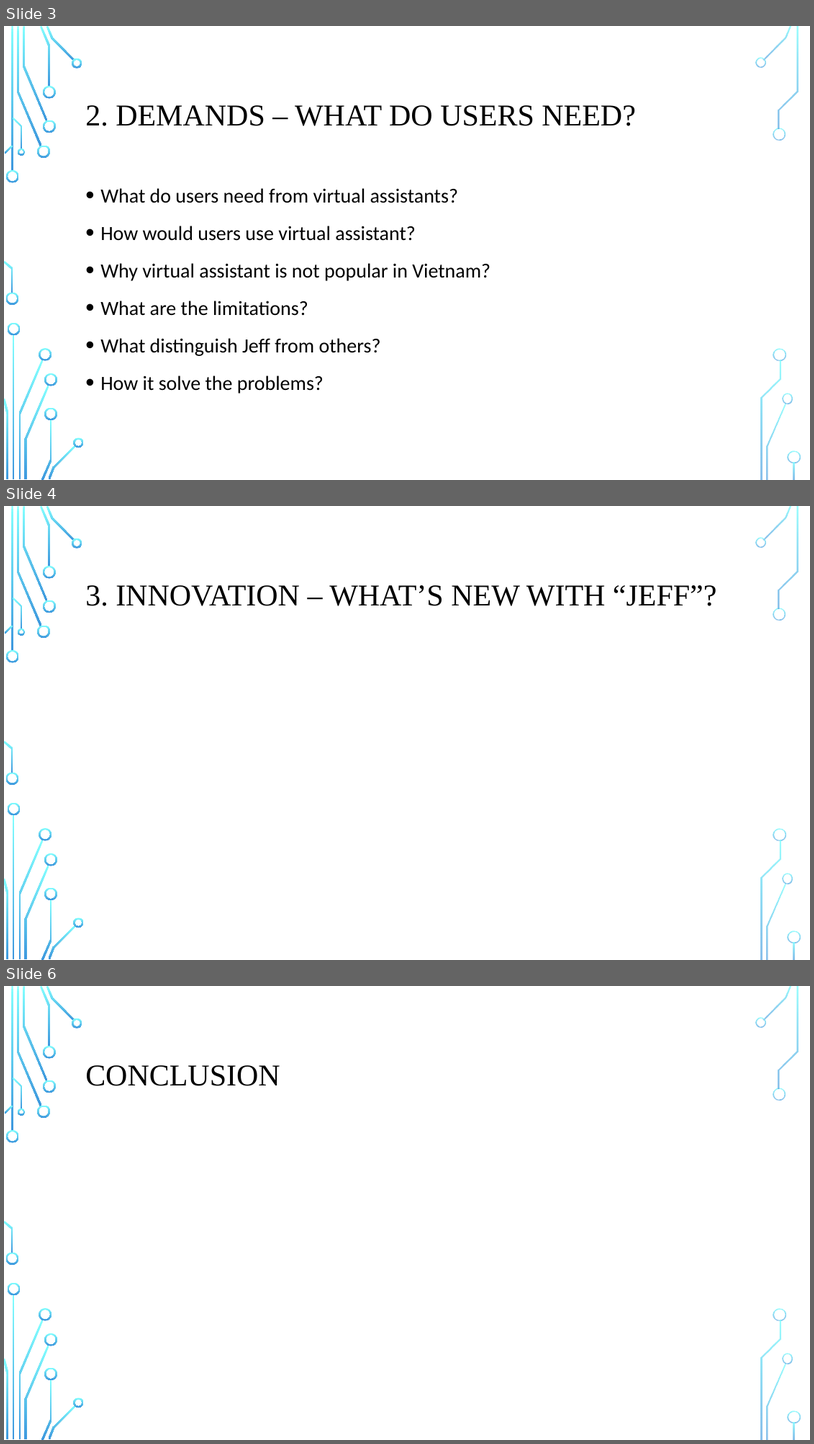
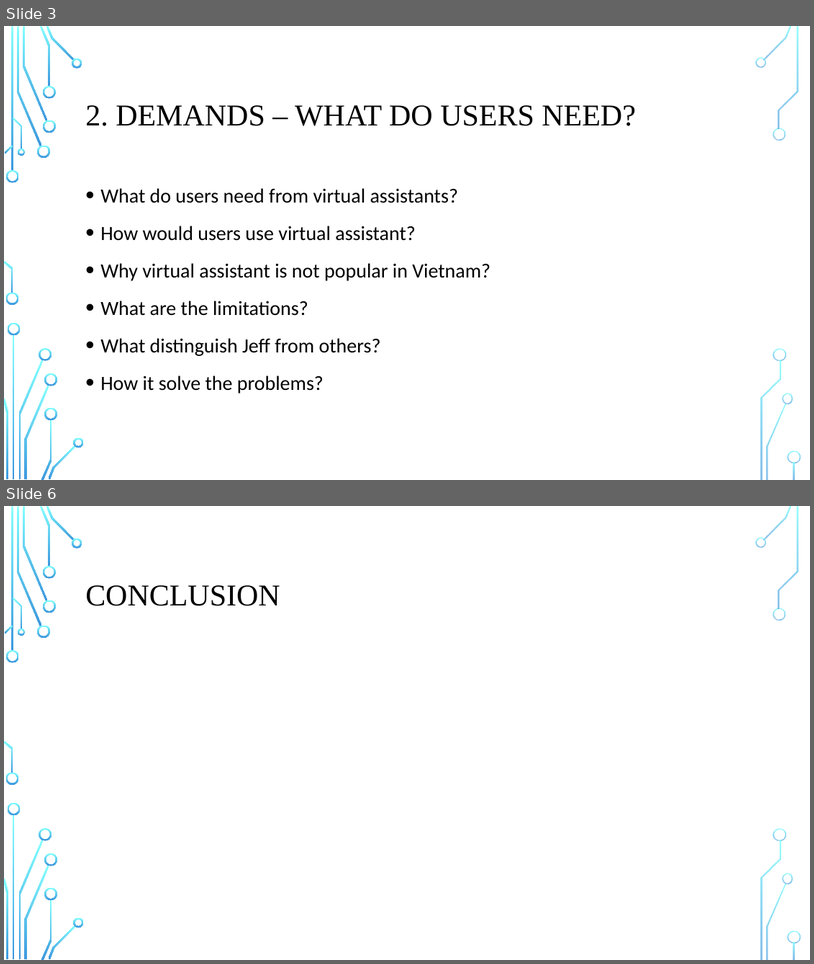
Before and after one commit to VNeseTalkingBush/IIT_asm_3, a slide deck: Group6_IIT_A3_Presentation.pptx. Shown one above the other, each under a label of ours: slides 3, 4 and 6 before the commit, slides 3 and 6 after it; the slides between them are not shown. The pictures are 814x1444 and 814x964 pixels, drawn with LibreOffice and Linux fonts; fonts in the diff are those of the drawing; background and template pictures are left out. Boxes give left, top, right and bottom in pixels: in the first picture for what was removed or moved away, otherwise in the second. Text is boxed around its words. In the diff, an @@ line names an element or a change of style, - is before the commit and + after.

```diff
--- a/Group6_IIT_A3_Presentation.pptx
+++ b/Group6_IIT_A3_Presentation.pptx
@@ slide 4 removed at [4, 506, 810, 960], background picture (left out); not listed: 36 template elements that a slide beside it also shows @@
@@ title removed at [85, 585, 717, 606] @@
-3. INNOVATION – WHAT’S NEW WITH “JEFF”?
```
Also in this commit, not shown: 1 slide changed, 1 slide added.
